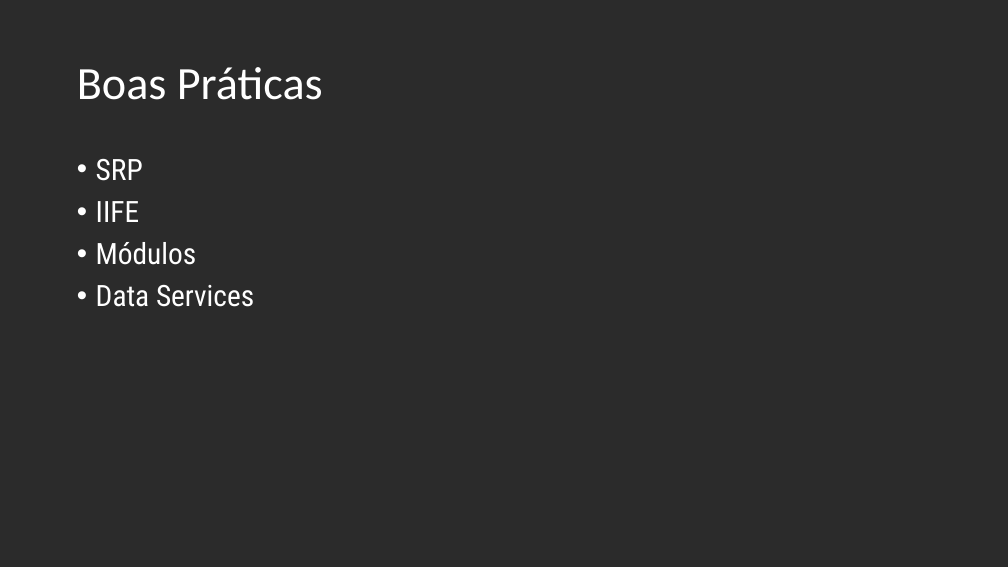
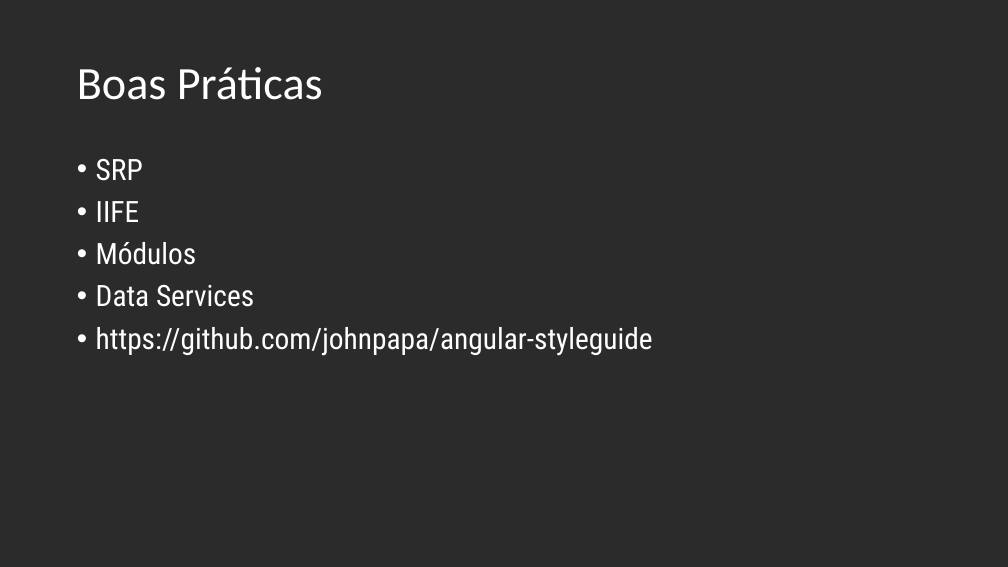
Before and after one commit to andrebaltieri/5500, a slide deck: slide 4 of Apresentações/Modulo 9/M09A01.pptx. Drawn at 1008x567 pixels with LibreOffice and Linux fonts; fonts in the diff are those of the drawing; background and template pictures are left out; a plain dark background stands for a picture behind light text. Boxes give left, top, right and bottom in pixels: in the first picture for what was removed or moved away, otherwise in the second. Text is boxed around its words. In the diff, an @@ line names an element or a change of style, - is before the commit and + after.

```diff
--- a/Apresentações/Modulo 9/M09A01.pptx
+++ b/Apresentações/Modulo 9/M09A01.pptx
@@ text at [96, 327, 653, 356]: paragraph added @@
+• https://github.com/johnpapa/angular-styleguide
```
Also in this commit, not shown: 3 other files.
